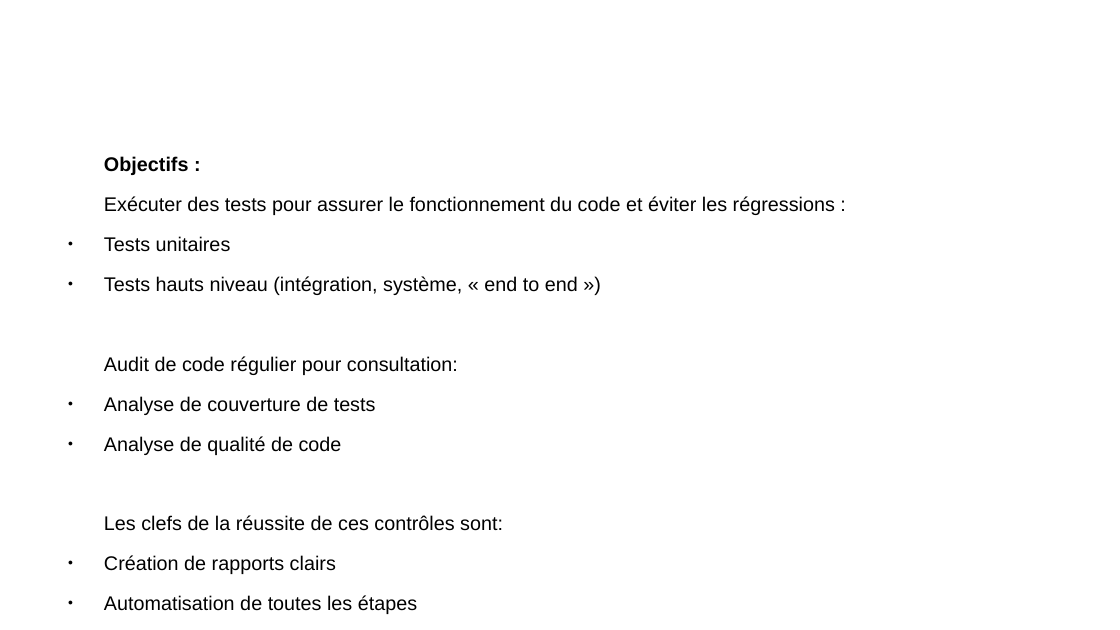
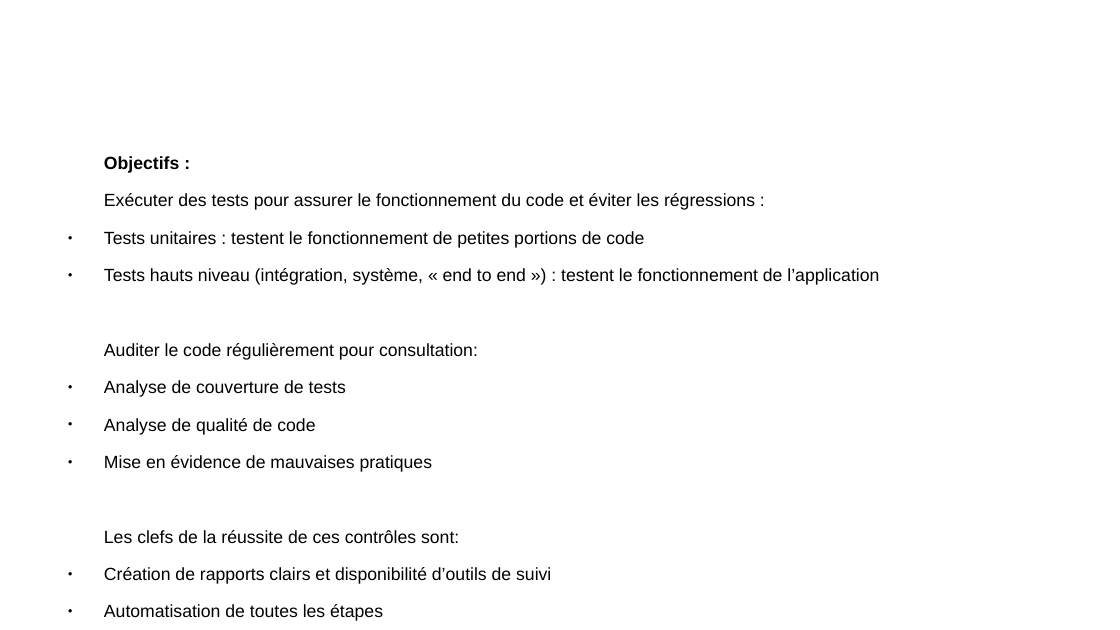
Before and after one commit to remipassmoilesel/ci-cd-plan, a slide deck: slide 14 of ci-cd-plan.odp (slide 16 before the commit). Drawn at 1120x630 pixels with LibreOffice and Linux fonts; fonts in the diff are those of the drawing; background and template pictures are left out. Boxes give left, top, right and bottom in pixels: in the first picture for what was removed or moved away, otherwise in the second. Text is boxed around its words. In the diff, an @@ line names an element or a change of style, - is before the commit and + after.

```diff
--- a/ci-cd-plan.odp
+++ b/ci-cd-plan.odp
@@ text at bbox=[104, 156, 879, 621]: text changed; size 14 to 12.5 pt @@
-● Fiabilité d’exécution de ces contrôles
+● Fiabilité d’exécution
@@ text at bbox=[104, 156, 755, 621]: size 14 to 12.5 pt in "Objectifs :", "Exécuter des tests pour assurer le fonctionnement ...", "Analyse de couverture de tests", "Analyse de qualité de code" and 3 more places @@
@@ text at bbox=[104, 231, 879, 360]: text changed; size 14 to 12.5 pt @@
-● Tests unitaires
-● Tests hauts niveau (intégration, système, « end to end »)
-Audit de code régulier pour consultation:
+● Tests unitaires : testent le fonctionnement de petites portions de code
+● Tests hauts niveau (intégration, système, « end to end ») : testent le fonctionnement de l’application
+Auditer le code régulièrement pour consultation:
@@ text at bbox=[104, 455, 432, 472]: paragraph added @@
+● Mise en évidence de mauvaises pratiques
@@ text at bbox=[104, 567, 551, 584]: text changed; size 14 to 12.5 pt @@
-● Création de rapports clairs
+● Création de rapports clairs et disponibilité d’outils de suivi
```
Also in this commit, not shown: 10 other slides changed, 1 slide added, 1 slide removed.
